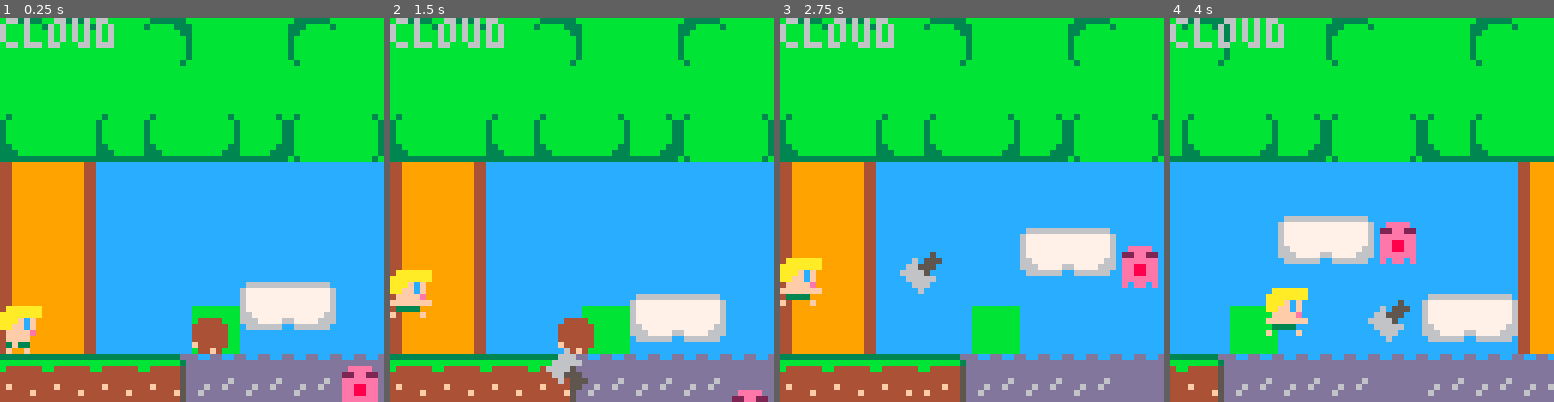
Above: before the commit, frames 1-4 (left to right).
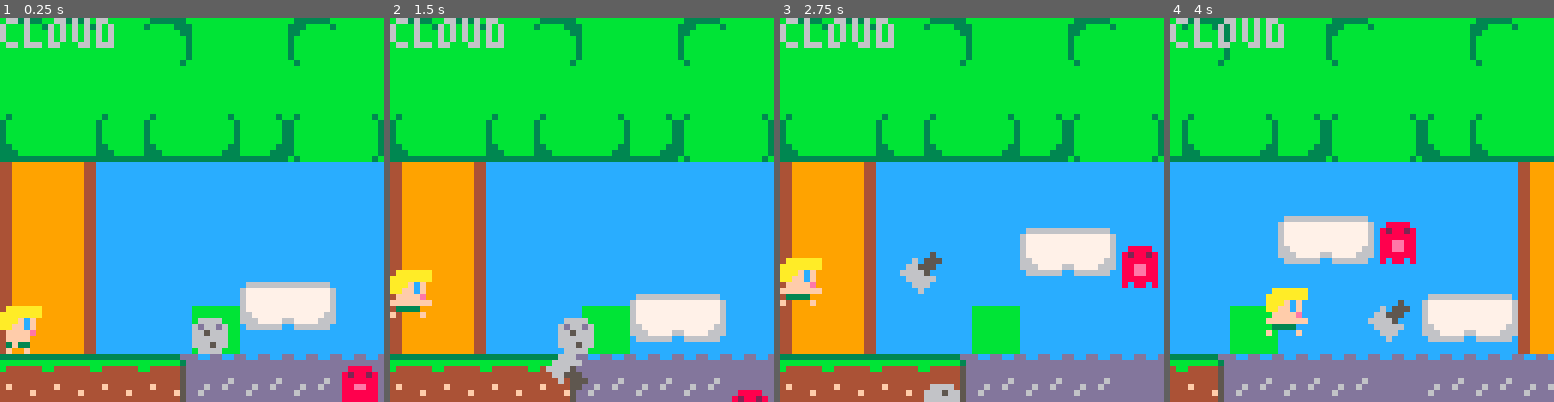
Above: after the commit, the same moments.

Repository: nickbarth/Picos
Game: PICO-8 cartridge adventure.p8
The game is run twice, just before and just after one commit, with the same random seed, the same clock (stepped at 60 frames per second) and the same inputs.
Inputs:
- Up to frame 1 (0.25 s): no input
- Up to frame 2 (1.5 s): tap O (Z key) at 0.33, 0.7, 1.43 s; tap X (X key) at 1.07 s
- Up to frame 3 (2.75 s): hold Left 1.97-2.37 s; tap X (X key) at 2.07, 2.4, 2.73 s; tap O (Z key) at 2.22 s
- Up to frame 4 (4 s): hold Right 2.87-3.53 s; tap X (X key) at 3.07, 3.4, 3.73 s; tap O (Z key) at 3.1, 3.98 s; hold Up from 3.58 s (still down)

The runs differ from the first frame. In frame 1, 1.5% of the frame differs, in the area x 50-99%, y 78-100%; in frame 2, 1.0%; in frame 3, 1.3%; in frame 4, 0.9%.

Commit message:
Update adventure.p8

Diff:
--- a/adventure.p8
+++ b/adventure.p8
@@ -367,7 +367,7 @@
 
 		if step%8 == 0 then
 		  self.x+=self.dx
-		  self.cf=(self.cf+1)%2
+		  self.cf=(self.cf+1)%4
 		end
 end
 
Not shown, changed: 23 lines of the sprite sheet (__gfx__) section of adventure.p8
